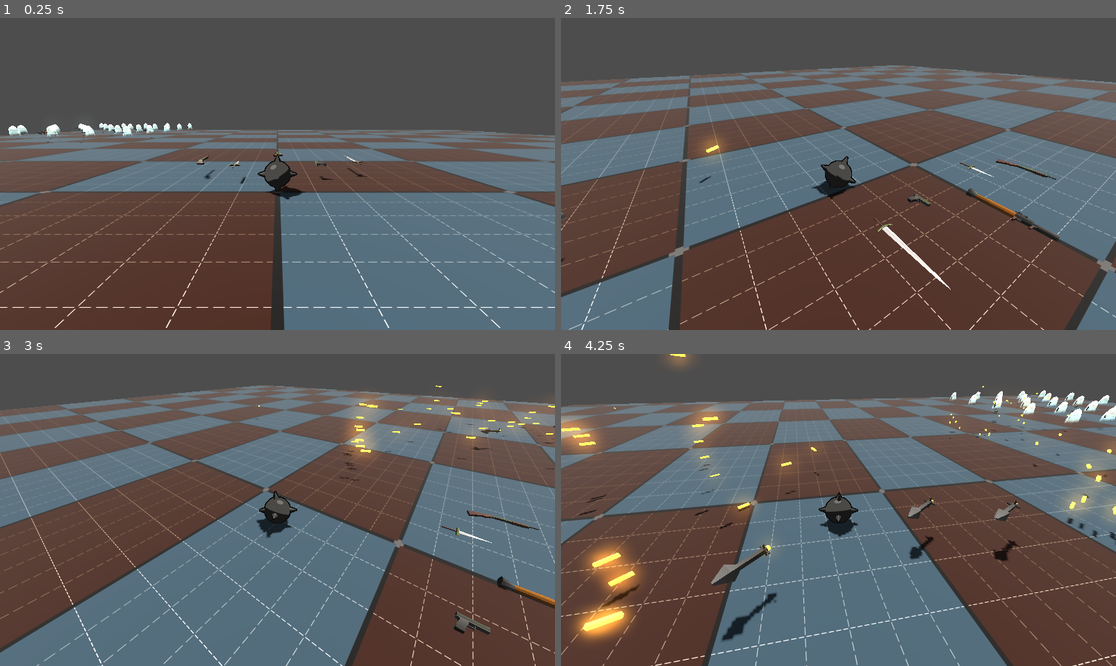
Above: before the commit, frames 1-4 (two rows, left to right).
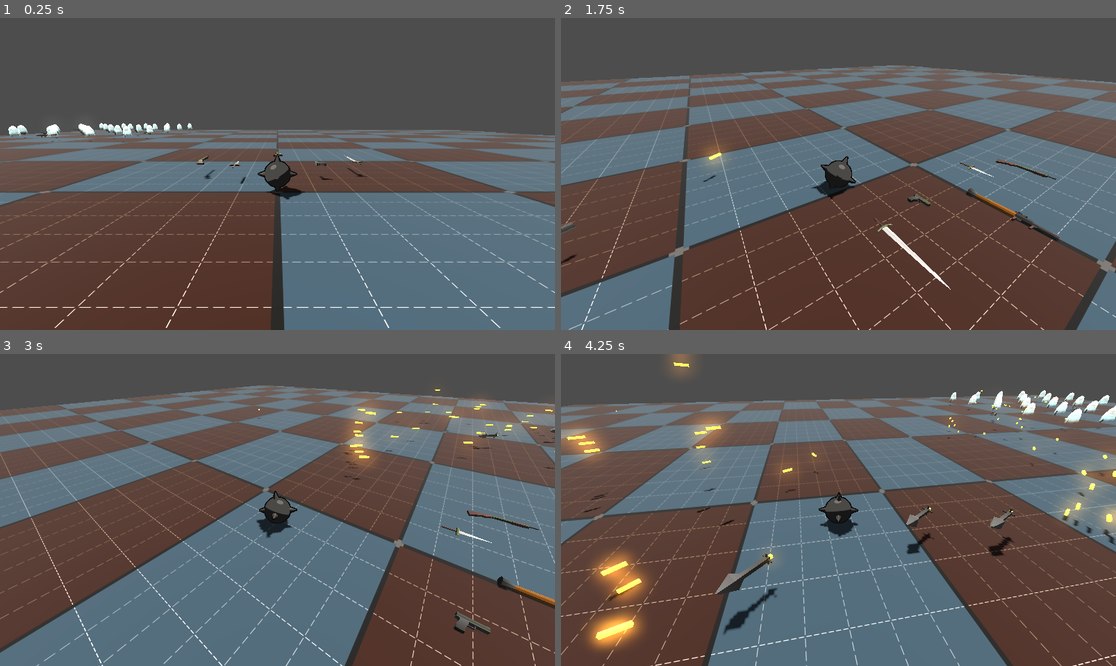
Above: after the commit, the same moments.

Repository: erikringwalters/pirate-jam-16-prototype
Game: Godot game, scene res://scenes/main.tscn
Same seed, same stepped clock (60 frames per second), same inputs: the game is played once before the commit and once after it.
Inputs (mouse positions are in pixels of both pictures, inside the frame that each line leads up to):
- Up to frame 1 (0.25 s): no input
- Up to frame 2 (1.75 s): move the mouse to (960, 158) at 0.52 s; press the mouse at (960, 158) at 0.53 s; hold D (move_right) 0.53-1.28 s; move the mouse to (810, 174) at 1.27 s; release the mouse at (810, 174) at 1.28 s; hold W (move_up) from 1.28 s (still down); click (810, 174) at 1.35 s
- Up to frame 3 (3 s): keep holding W (move_up); move the mouse to (288, 503) at 2.02 s; press the mouse at (288, 503) at 2.03 s; move the mouse to (271, 516) at 2.77 s; release the mouse at (271, 516) at 2.78 s; click (271, 516) at 2.85 s
- Up to frame 4 (4.25 s): keep holding W (move_up); move the mouse to (877, 513) at 3.52 s; press the mouse at (877, 513) at 3.53 s

The runs differ from the first frame. In frame 1, 0.2% of the frame differs, in the area x 1-35%, y 34-41%; in frame 2, 0.3%; in frame 3, 0.7%; in frame 4, 6.4%, in the area x 0-100%, y 0-96%.

Commit message:
enemies can now take melee damage

Diff:
--- a/scenes/enemy/enemy.tscn
+++ b/scenes/enemy/enemy.tscn
@@ -50,7 +50,7 @@
 
 [node name="WeaponMarker" type="Marker3D" parent="."]
 unique_name_in_owner = true
-transform = Transform3D(1, 0, 0, 0, 1, 0, 0, 0, 1, 0.3, 0.2, -0.5)
+transform = Transform3D(1, 0, 0, 0, 1, 0, 0, 0, 1, 0.3, -0.132809, -0.5)
 
 [node name="ResetHitColor" type="Timer" parent="."]
 wait_time = 0.1
--- a/scenes/weapons/sword.tscn
+++ b/scenes/weapons/sword.tscn
@@ -39,3 +39,5 @@
 
 [node name="Anchor" type="Marker3D" parent="."]
 transform = Transform3D(1, 0, 0, 0, -4.37114e-08, -1, 0, 1, -4.37114e-08, 0, -1, 4.37114e-08)
+
+[connection signal="body_entered" from="RBCollision/HitBox" to="." method="_on_hit_box_body_entered"]
--- a/scripts/enemy.gd
+++ b/scripts/enemy.gd
@@ -12,7 +12,6 @@
 
 func _ready() -> void:
 	weapon_name = Items.weapons.keys()[randi_range(0, Items.weapons.size() - 1)]
-	print(weapon_name)
 	weapon = Items.weapons[str(weapon_name)]['weapon_scene'].instantiate()
 	add_child(weapon)
 	weapon.set_weapon_type(weapon_name)
@@ -51,6 +50,9 @@
 func _on_reset_hit_color_timeout() -> void:
 	reset_material_color()
 
+func enemy_process_melee_damage(dmg) -> void:
+	process_damage(dmg)
+
 func process_damage(dmg):
 	$RBCollision/MeshInstance3D.material_override.emission = Color(100, 0 ,0)
 	$ResetHitColor.start()
@@ -62,6 +64,7 @@
 		queue_free()
 
 func _on_hit_box_area_entered(area: Area3D) -> void:
+	print('adsufyoausidyaouidyfoadf', area.name)
 	if area.has_method("projectile_damage"):
 		process_damage(area.projectile_damage())
 		if (area.type=="Rocket" or area.type=="rocket"):
@@ -69,8 +72,6 @@
 			get_parent().add_child(expl)
 			expl.global_transform.origin = area.global_transform.origin
 		area.queue_free()
-	elif area.has_method("melee_damage"):
-		process_damage(area.melee_damage())
 
 func drop_weapon() -> void:
 	weapon.drop()
@@ -78,4 +79,3 @@
 	weapon.set_collision_layers(false, false)
 	weapon.set_deferred("disabled", false)
 	weapon.set_deferred("freeze", false)
-	print(weapon)
--- a/scripts/player.gd
+++ b/scripts/player.gd
@@ -82,12 +82,18 @@
 		body.set_deferred("disabled", false)
 		body.set_deferred("freeze", true)
 		body.pick_up()
+	# initiate hitting an enemy with a melee weapon
+	if (body.has_method('enemy_process_melee_damage')):
+		body.enemy_process_melee_damage(Items.weapons['Sword']['base_damage'])
 
 func _on_pickup_area_entered(area: Node3D) -> void:
 	take_hit(area)
 
 func _on_hit_box_area_entered(area: Area3D) -> void:
 	take_hit(area)
+
+func player_process_melee_damage(dmg):
+	print('player got hit by a sword or sumthing')
 
 func take_hit(area:Node3D):
 	if area.is_in_group("Projectile"):
--- a/scripts/weapon.gd
+++ b/scripts/weapon.gd
@@ -32,7 +32,7 @@
 
 func add_child_logic(_projectile) -> void:
 	# Currently, when an enemy spawns with a projectile weapon, the `get_parent()` returns
-	#	the enemy, making the projectile continuously follows the rotation of the enemy. So
+	#	the enemy, making the projectile continuously follow the rotation of the enemy. So
 	#	instead we need to go a level higher to assign the world as the parent
 	if ('Main' in String(get_parent().name)):
 		get_parent().add_child(_projectile)
@@ -68,7 +68,7 @@
 		projectile.set_type(projectile_type)
 		projectile.set_damage(Items.weapons[weapon_type]['base_damage'])
 		projectile.set_collision_layers(is_pickedup and get_collision_layer_value(CollisionLayers.ENEMY_DAMAGE))
-		print(get_collision_layer_value(CollisionLayers.PLAYER_DAMAGE))
+		#print(get_collision_layer_value(CollisionLayers.PLAYER_DAMAGE))
 		projectile.add_to_group("Projectile")
 		add_child_logic(projectile)
 
@@ -99,6 +99,7 @@
 		shoot()
 
 func melee_damage():
+	print('melee hit')
 	return Items.weapons[weapon_type]['base_damage']
 
 func drop() -> void:
Not shown: 1 places in scenes/player/player.tscn that only renumber resources
